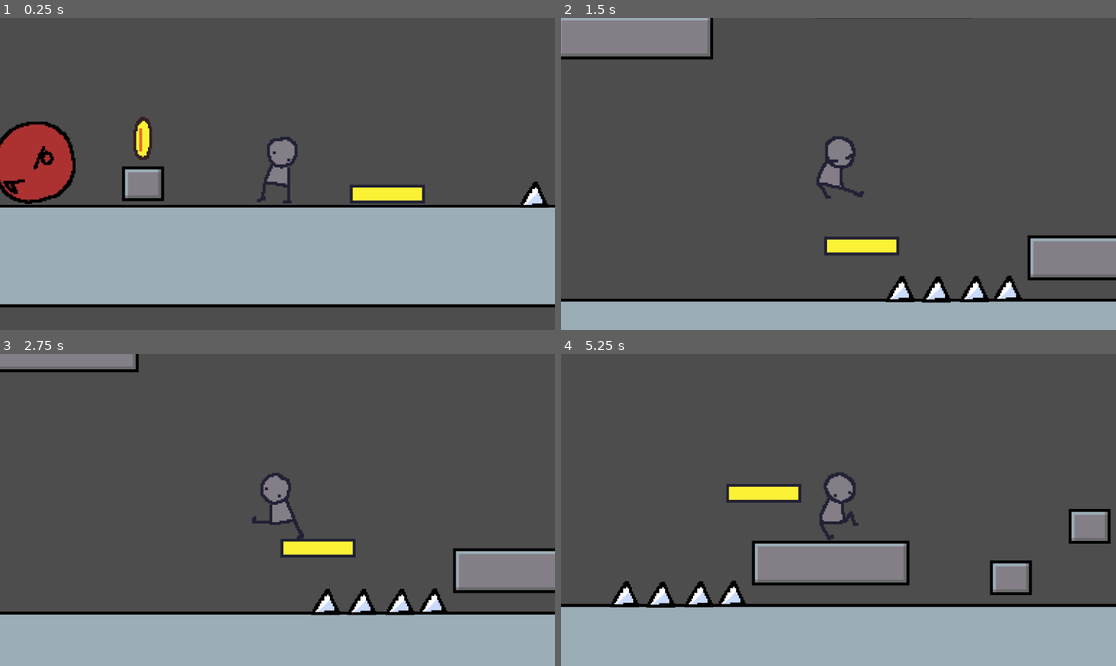
Above: before the commit, frames 1-4 (two rows, left to right).
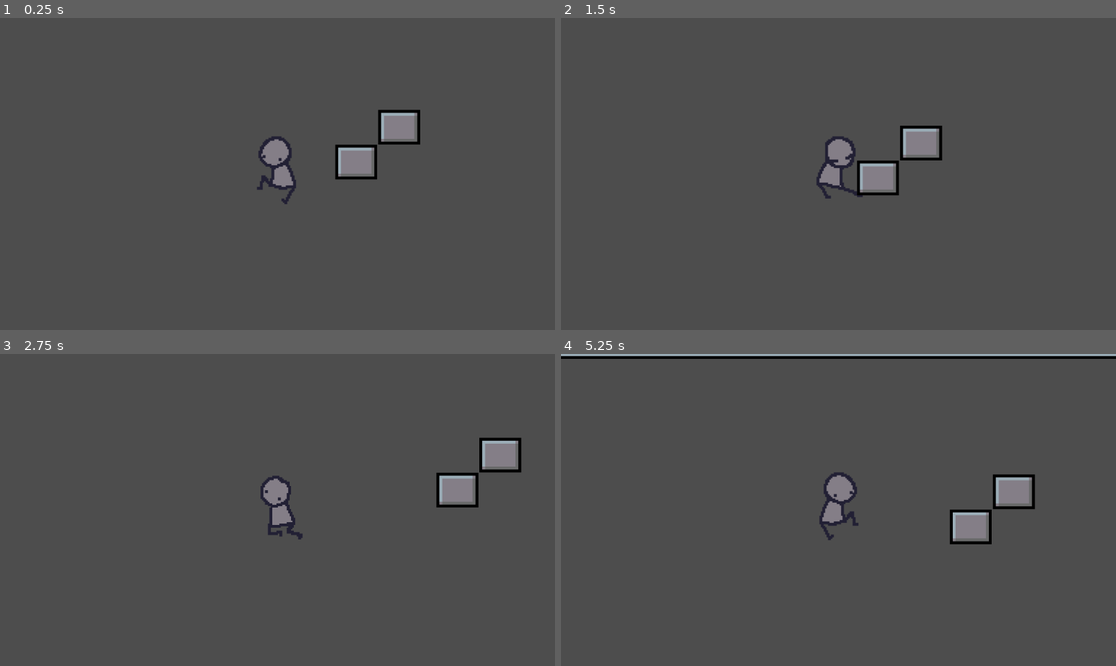
Above: after the commit, the same moments.

Repository: Helia8/platform
Game: Godot game, scene res://scenes/Level/Level1.tscn
Same seed, same stepped clock (60 frames per second), same inputs: the game is played once before the commit and once after it.
Inputs:
- Up to frame 1 (0.25 s): no input
- Up to frame 2 (1.5 s): hold Space (jump) 0.53-1.28 s; hold D (right) from 0.53 s (still down); tap Shift (dash) at 0.6 s; tap Space (jump) at 1.35 s
- Up to frame 3 (2.75 s): tap Space (jump) at 1.52, 1.82 s; tap Shift (dash) at 1.55, 2.1 s; release D (right) at 2.03 s; hold A (left) from 2.03 s (still down); hold Space (jump) from 2.03 s (still down)
- Up to frame 4 (5.25 s): release A (left) at 2.78 s; release Space (jump) at 2.78 s; hold D (right) 2.78-4.28 s; tap Shift (dash) at 2.85, 4.35, 5.1 s; tap Space (jump) at 3.02, 3.32, 4.52, 4.82 s; hold Space (jump) 3.53-4.28 s; hold A (left) 4.28-5.03 s; hold D (right) from 5.03 s (still down); hold Space (jump) from 5.03 s (still down)

The runs differ from the first frame. In frame 1, 41% of the frame differs, in the area x 0-100%, y 29-93%; in frame 2, 19%; in frame 3, 25%; in frame 4, 31%.

Commit message:
feat: dash

Diff:
--- a/scenes/Level/Level1.tscn
+++ b/scenes/Level/Level1.tscn
@@ -43,8 +43,12 @@
 position = Vector2(0, 102)
 shape = SubResource("RectangleShape2D_p0hel")
 
+[node name="GroundCollision2" type="CollisionShape2D" parent="Ground/GroundBody" unique_id=2085121211]
+position = Vector2(-18, 1213)
+shape = SubResource("RectangleShape2D_p0hel")
+
 [node name="Player" parent="." unique_id=780849214 instance=ExtResource("2_h32uy")]
-position = Vector2(212, 375)
+position = Vector2(-53, 1366)
 
 [node name="Camera2D" type="Camera2D" parent="Player" unique_id=578441604]
 zoom = Vector2(0.6, 0.6)
@@ -224,5 +228,11 @@
 position = Vector2(130.82925, 32.72841)
 texture = ExtResource("11_2vrk0")
 
+[node name="SquarePlatform17" parent="." unique_id=1943975772 instance=ExtResource("8_s5y6n")]
+position = Vector2(294, 1243)
+
+[node name="SquarePlatform18" parent="." unique_id=1501789860 instance=ExtResource("8_s5y6n")]
+position = Vector2(145, 1364)
+
 [connection signal="body_entered" from="MovingPlatformWithTrigger/PlatformBody/TriggerArea" to="MovingPlatformWithTrigger" method="_on_trigger_area_body_entered"]
 [connection signal="body_exited" from="MovingPlatformWithTrigger/PlatformBody/TriggerArea" to="MovingPlatformWithTrigger" method="_on_trigger_area_body_exited"]
--- a/src/player.gd
+++ b/src/player.gd
@@ -5,6 +5,10 @@
 const FALL_GRAVITY = 1000.0
 const JUMP_GRAVITY = -700.0
 @export var hp: int = 1
+@export var dash_duration: float = 0.2
+@export var dash_length: float = 2.0
+@export var jump_hold_duration: float = 0.30
+@export var jump_hold_gravity_multiplier: float = 0.75
 @onready var winScreen: Node2D = $WinScreen
 @onready var deathScreen: Node2D = $DeathScreen
 @onready var anim: AnimatedSprite2D = $PlayerAnim
@@ -13,25 +17,69 @@
 var running = true
 var platVel: Vector2 = Vector2.ZERO
 var bounce = false
+var is_dashing = false
+var dash_time_left: float = 0.0
+var dash_velocity: Vector2 = Vector2.ZERO
+var dash_input_velocity: Vector2 = Vector2.ZERO
+var jump_hold_time_left: float = 0.0
 func _physics_process(delta: float) -> void:
 	if not running:
 		return
+	if is_dashing:
+		dash_time_left -= delta
+		if dash_time_left <= 0.0:
+			is_dashing = false
+			dash_time_left = 0.0
+			dash_velocity = Vector2.ZERO
+			dash_input_velocity = Vector2.ZERO
 	if not is_on_floor():
-		velocity.y += FALL_GRAVITY * delta
-		velocity += get_gravity() * delta
+		#velocity.y += FALL_GRAVITY * delta
+		if velocity.y < 0 and Input.is_action_pressed("jump") and jump_hold_time_left > 0.0:
+			velocity += get_gravity() * jump_hold_gravity_multiplier * delta
+			jump_hold_time_left -= delta
+		else:
+			if velocity.y < 0:
+				velocity += get_gravity() * 2.5 * delta
+			else:
+				velocity += get_gravity() * 3.5 * delta
 
 	if (Input.is_action_just_pressed("jump") and is_on_floor()) or bounce:
 		velocity.y = JUMP_VELOCITY
 		velocity.x = platVel.x
+		jump_hold_time_left = jump_hold_duration
 		bounce = false
+	elif Input.is_action_just_released("jump"):
+		jump_hold_time_left = 0.0
 
 	var direction := Input.get_axis("left", "right")
-	if direction:
-		velocity.x = direction * SPEED
-		anim.flip_h = direction > 0
-	elif is_on_floor():
-		velocity.x = move_toward(velocity.x, 0, SPEED)
+	if not is_dashing:
+		if direction:
+			if is_on_floor():
+				velocity.x = direction * SPEED
+			else:
+				velocity.x = move_toward(velocity.x, direction * SPEED, SPEED * delta)
+			anim.flip_h = direction > 0
+		elif is_on_floor():
+			velocity.x = move_toward(velocity.x, 0, SPEED)
+		else:
+			velocity.x = move_toward(velocity.x, 0, SPEED * delta)
 
+	if (Input.is_action_just_pressed("dash")):
+		var dash_direction := Input.get_vector("left", "right", "up", "down")
+		if dash_direction == Vector2.ZERO:
+			dash_direction.x = 1.0 if anim.flip_h else -1.0
+		dash_direction = dash_direction.normalized()
+		is_dashing = true
+		dash_time_left = dash_duration
+		dash_velocity = dash_direction * dash_length * SPEED
+		dash_input_velocity = Vector2.ZERO
+		velocity = dash_velocity
+	elif is_dashing:
+		var dash_control_input := Input.get_vector("left", "right", "up", "down")
+		dash_input_velocity = dash_input_velocity.move_toward(dash_control_input * SPEED * 0.5, SPEED * 3.0 * delta)
+		velocity = dash_velocity + dash_input_velocity
+	else:
+		dash_input_velocity = Vector2.ZERO
 	move_and_slide()
 	platVel = get_platform_velocity()
 	_update_animation()
Not shown: 1 places in scenes/Level/Level1.tscn that only renumber resources
